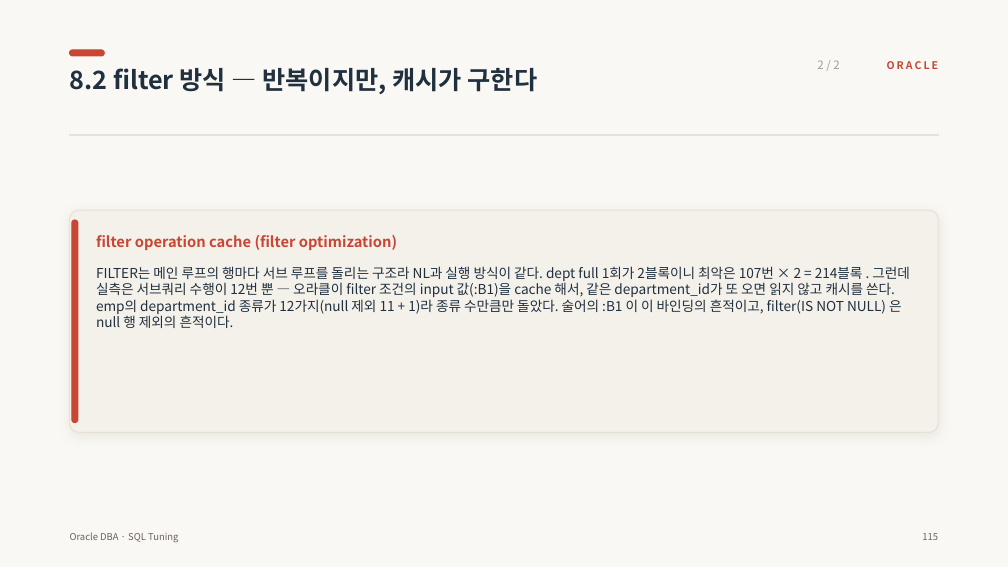
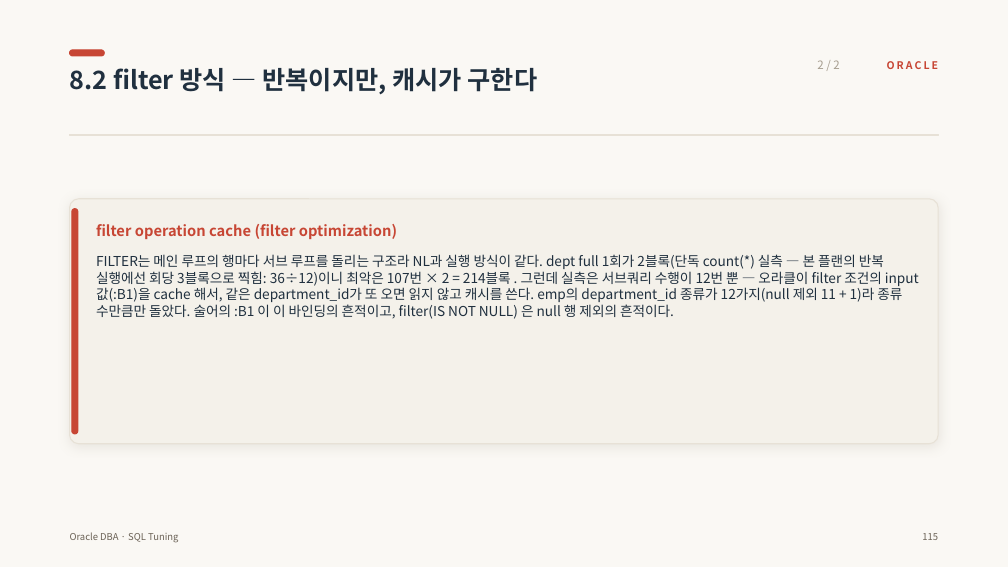
Before and after one commit to jokwangwon/ora-ppt-gen, a slide deck: slide 125 of files/sql_tuning.pptx. Drawn at 1008x567 pixels with LibreOffice and Linux fonts; fonts in the diff are those of the drawing. Boxes give left, top, right and bottom in pixels: in the first picture for what was removed or moved away, otherwise in the second. Text is boxed around its words. In the diff, an @@ line names an element or a change of style, - is before the commit and + after.

```diff
--- a/files/sql_tuning.pptx
+++ b/files/sql_tuning.pptx
@@ rounded rectangle: place and size @@
-rounded rectangle at [70,210,938,433]
+rounded rectangle at [70,199,938,444]
@@ rounded rectangle at [70,199,938,444]: proportions changed @@
@@ rounded rectangle: place and size @@
-rounded rectangle at [72,220,78,423]
+rounded rectangle at [72,209,78,434]
@@ text "filter operation cache (filter optimization)": place and size @@
-text "filter operation cache (filter optimization)" at [96,235,397,250]
+text "filter operation cache (filter optimization)" at [96,224,397,239]
@@ text at [96,254,919,319]: text changed @@
-FILTER는 메인 루프의 행마다 서브 루프를 돌리는 구조라 NL과 실행 방식이 같다. dept full 1회가 2블록이니 최악은 107번 × 2 = 214블록 . 그런데 실측은 서브쿼리 수행이 12번 뿐 — 오라클이 filter 조건의 input 값(:B1)을 cache 해서, 같은 department_id가 또 오면 읽지 않고 캐시를 쓴다. emp의 department_id 종류가 12가지(null 제외 11 + 1)라 종류 수만큼만 돌았다. 술어의 :B1 이 이 바인딩의 흔적이고, filter(IS NOT NULL) 은 null 행 제외의 흔적이다.
+FILTER는 메인 루프의 행마다 서브 루프를 돌리는 구조라 NL과 실행 방식이 같다. dept full 1회가 2블록(단독 count(*) 실측 — 본 플랜의 반복 실행에선 회당 3블록으로 찍힘: 36÷12)이니 최악은 107번 × 2 = 214블록 . 그런데 실측은 서브쿼리 수행이 12번 뿐 — 오라클이 filter 조건의 input 값(:B1)을 cache 해서, 같은 department_id가 또 오면 읽지 않고 캐시를 쓴다. emp의 department_id 종류가 12가지(null 제외 11 + 1)라 종류 수만큼만 돌았다. 술어의 :B1 이 이 바인딩의 흔적이고, filter(IS NOT NULL) 은 null 행 제외의 흔적이다.
```
Also in this commit, not shown: 27 other slides changed, 1 slide added, 14 other files.
